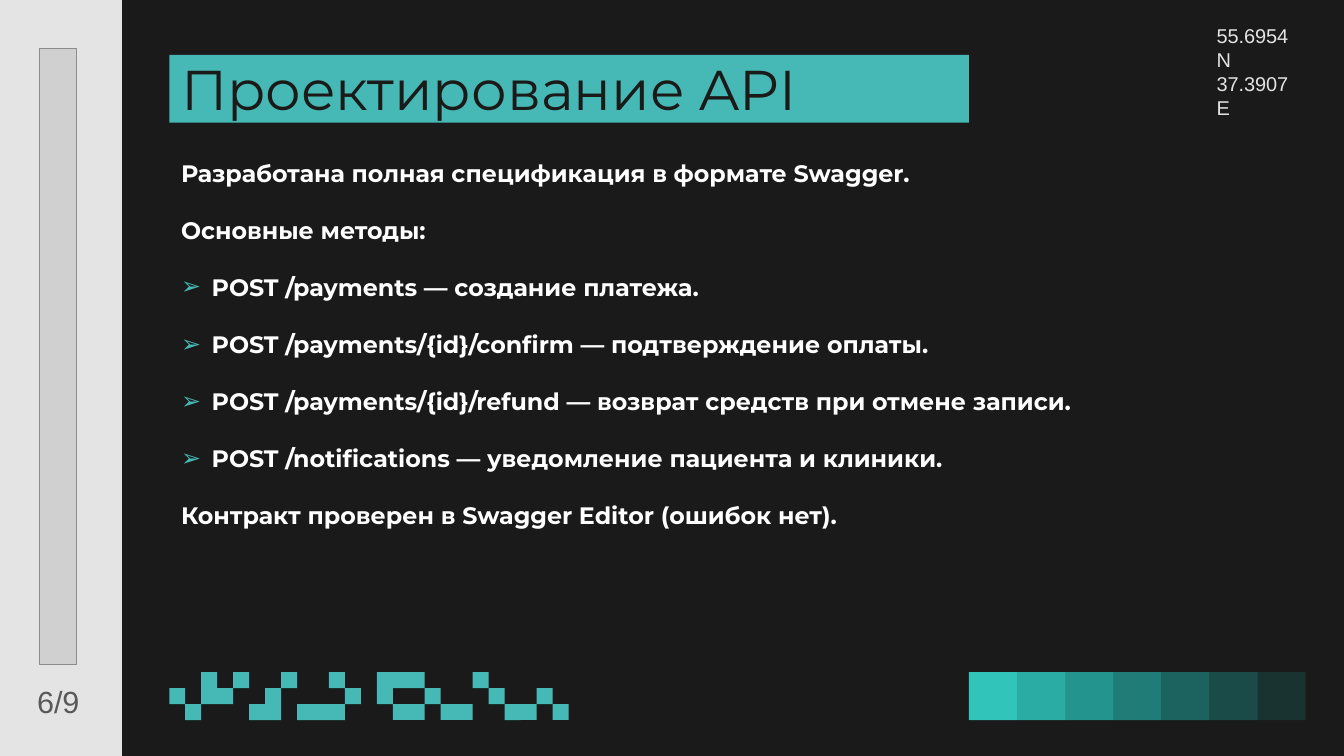
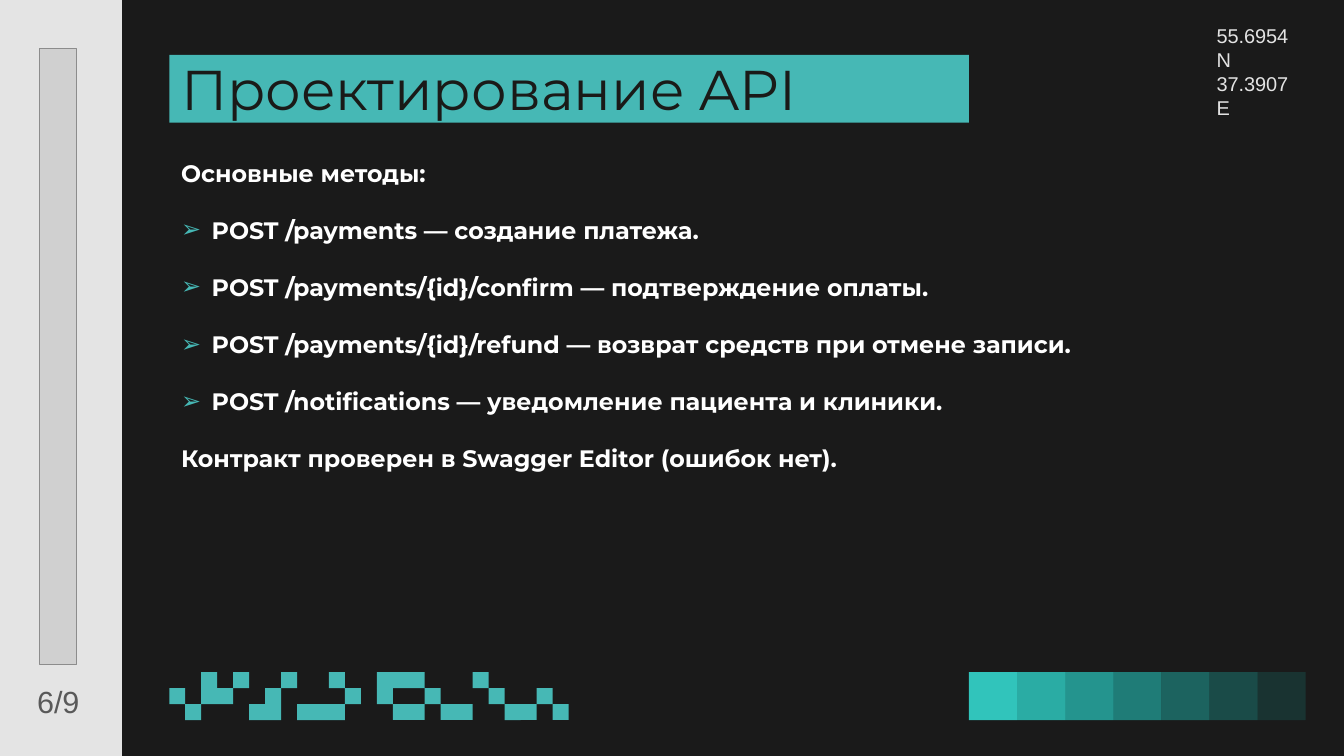
Before and after one commit to annasirobokova82-web/team_1_case_1, a slide deck: slide 5 of 06_презентация_и_приложение/Презентация.pptx (slide 6 before the commit). Drawn at 1344x756 pixels with LibreOffice and Linux fonts; fonts in the diff are those of the drawing; grey boxes stand for pictures; background and template pictures are left out. Boxes give left, top, right and bottom in pixels: in the first picture for what was removed or moved away, otherwise in the second. Text is boxed around its words. In the diff, an @@ line names an element or a change of style, - is before the commit and + after.

```diff
--- a/06_презентация_и_приложение/Презентация.pptx
+++ b/06_презентация_и_приложение/Презентация.pptx
@@ text at [181, 164, 910, 187]: paragraph removed @@
-Разработана полная спецификация в формате Swagger.
```
Also in this commit, not shown: 4 other slides changed, 6 other files.
